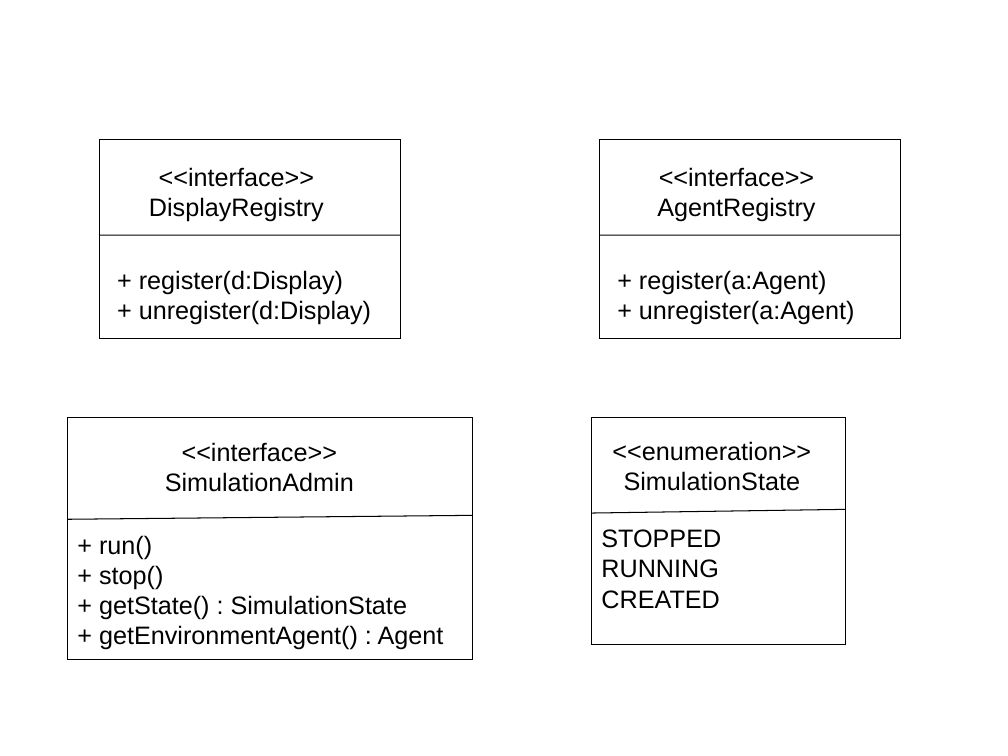
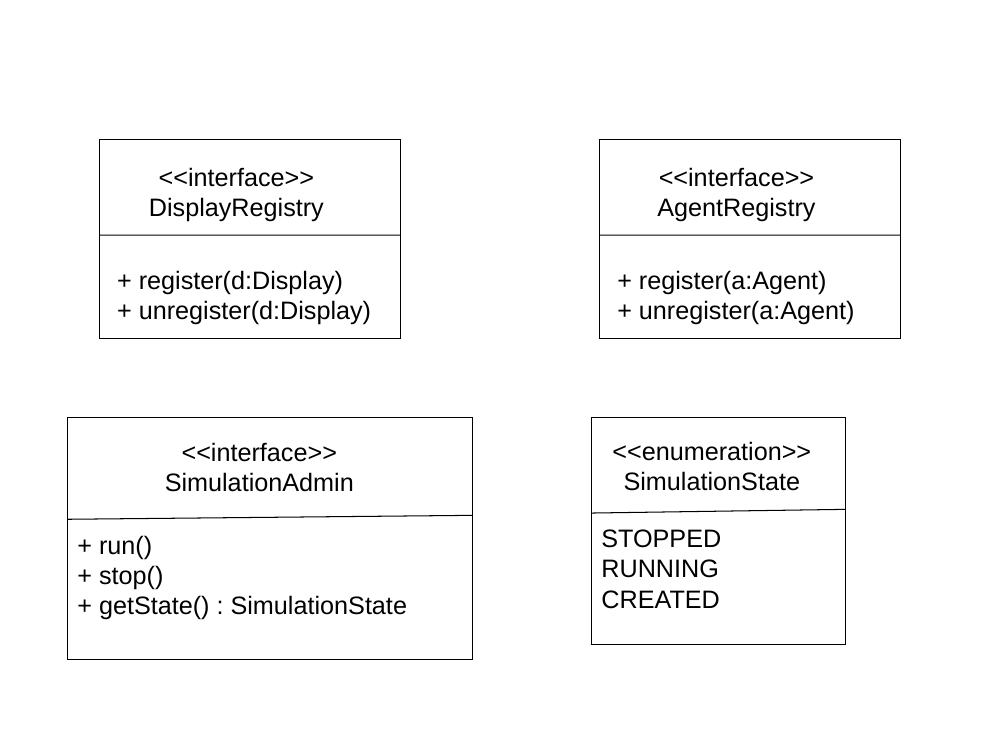
Before and after one commit to krishprince/rollerslam, a slide deck: slide 5 of docs/UML.ppt. Drawn at 1008x756 pixels with LibreOffice and Linux fonts; fonts in the diff are those of the drawing. Boxes give left, top, right and bottom in pixels: in the first picture for what was removed or moved away, otherwise in the second. Text is boxed around its words. In the diff, an @@ line names an element or a change of style, - is before the commit and + after.

```diff
--- a/docs/UML.ppt
+++ b/docs/UML.ppt
@@ text at bbox=[99, 625, 444, 650]: paragraph removed @@
-+ getEnvironmentAgent() : Agent
```
Also in this commit, not shown: 2 other slides changed.
